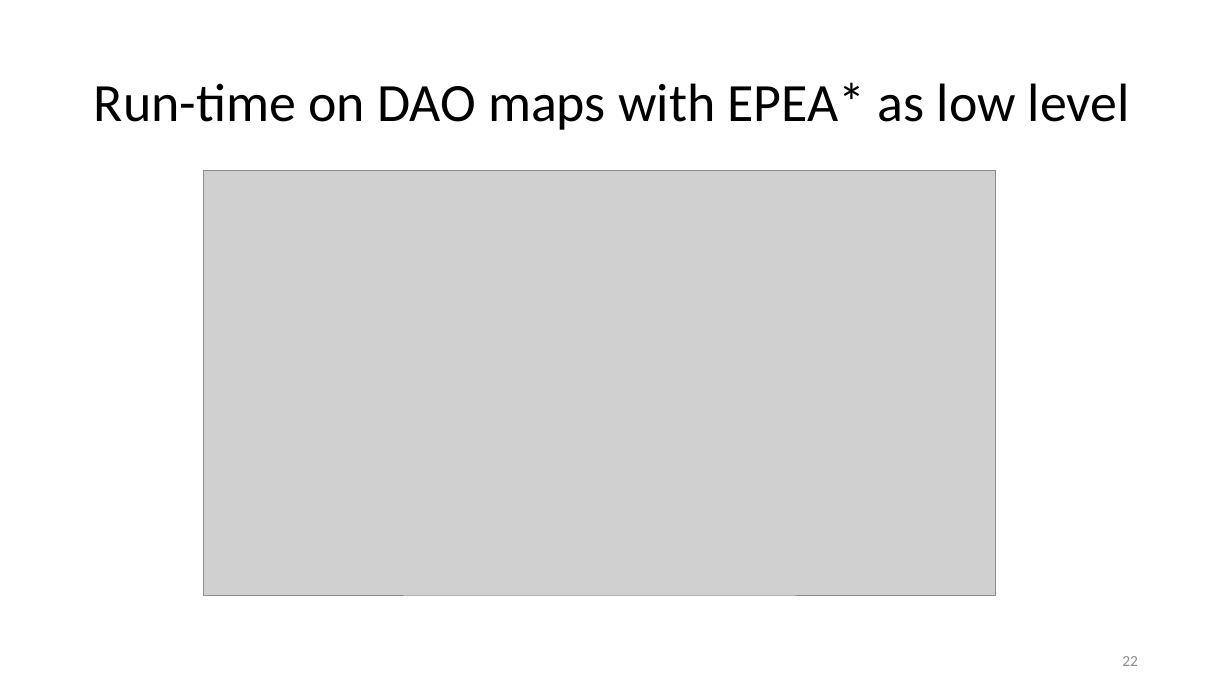
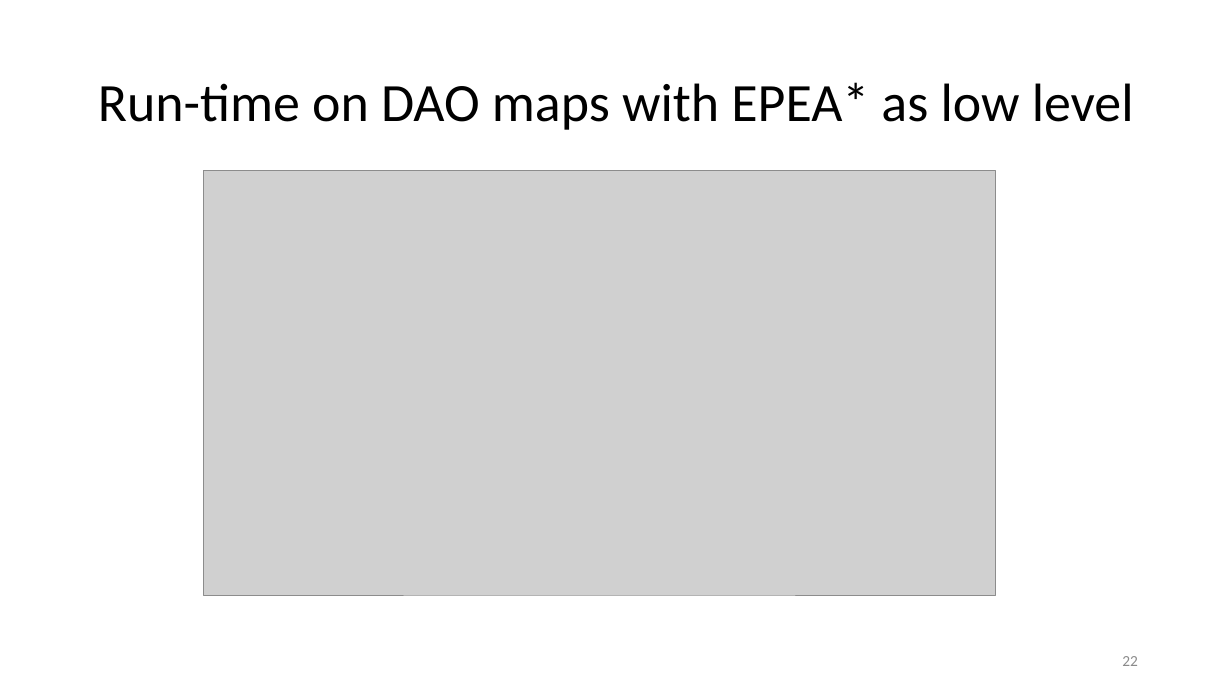
Before and after one commit to DemirDorukDilek/CBS, a slide deck: slide 22 of dahahilipls.pptx. Drawn at 1232x693 pixels with LibreOffice and Linux fonts; fonts in the diff are those of the drawing; grey boxes stand for pictures. Boxes give left, top, right and bottom in pixels: in the first picture for what was removed or moved away, otherwise in the second. Text is boxed around its words. In the diff, an @@ line names an element or a change of style, - is before the commit and + after.

```diff
--- a/dahahilipls.pptx
+++ b/dahahilipls.pptx
@@ title "Run-time on DAO maps with ..." at box(98, 82, 1134, 130): alignment left to centre @@
```
Also in this commit, not shown: 2 other slides changed, 3 other files.
